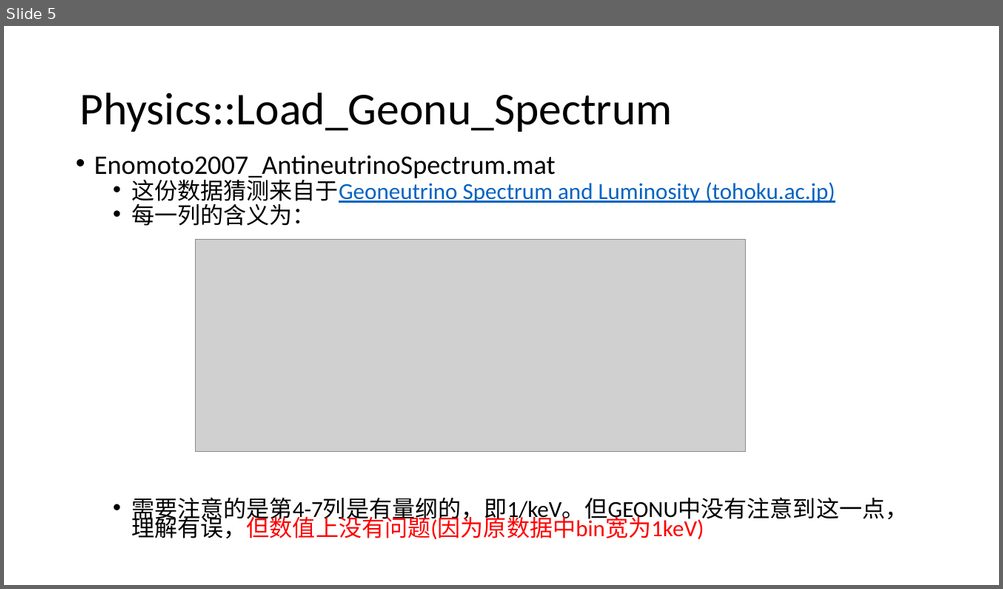
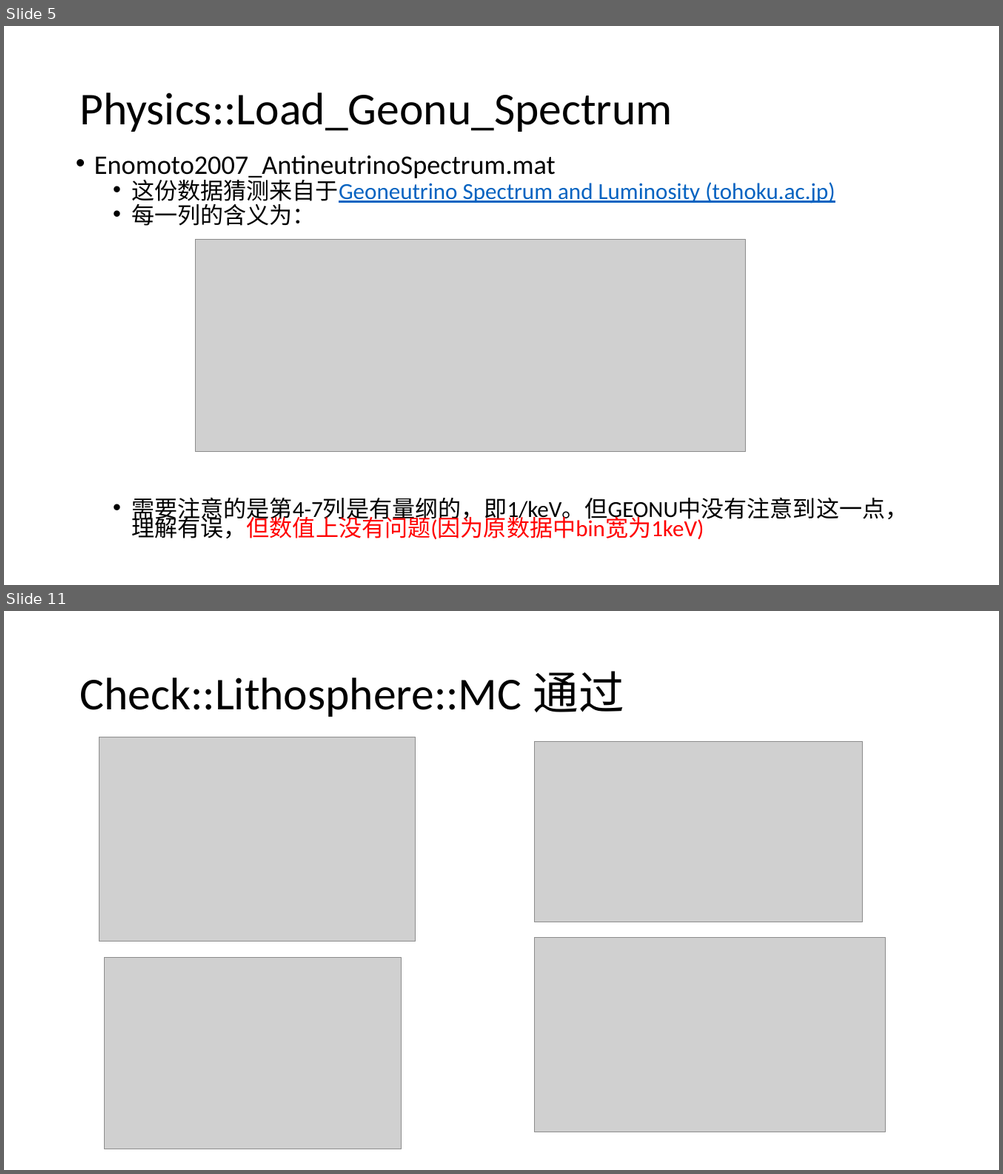
Before and after one commit to KyoChigo/Geo-nu_Simulation, a slide deck: Slides.pptx. Shown one above the other, each under a label of ours: slide 5 before the commit, slides 5 and 11 after it; the slides between them are not shown. The pictures are 1003x589 and 1003x1174 pixels, drawn with LibreOffice and Linux fonts; fonts in the diff are those of the drawing; grey boxes stand for pictures. Boxes give left, top, right and bottom in pixels: in the first picture for what was removed or moved away, otherwise in the second. Text is boxed around its words. In the diff, an @@ line names an element or a change of style, - is before the commit and + after.

Commit message:
上传备份，已完成Sediment、Crust的计算，检查通过

```diff
--- a/Slides.pptx
+++ b/Slides.pptx
@@ slide 11 added at (x1=4, y1=611, x2=999, y2=1170), background #FFFFFF @@
@@ title added at (x1=79, y1=671, x2=624, y2=717), 44 pt, text #000000 @@
+Check::Lithosphere::MC 通过
@@ picture added at (x1=99, y1=737, x2=416, y2=942) @@
@@ picture added at (x1=535, y1=741, x2=862, y2=922) @@
@@ picture added at (x1=535, y1=938, x2=885, y2=1133) @@
@@ picture added at (x1=104, y1=958, x2=401, y2=1150) @@
```
Also in this commit, not shown: 9 other slides added, 28 other files.
